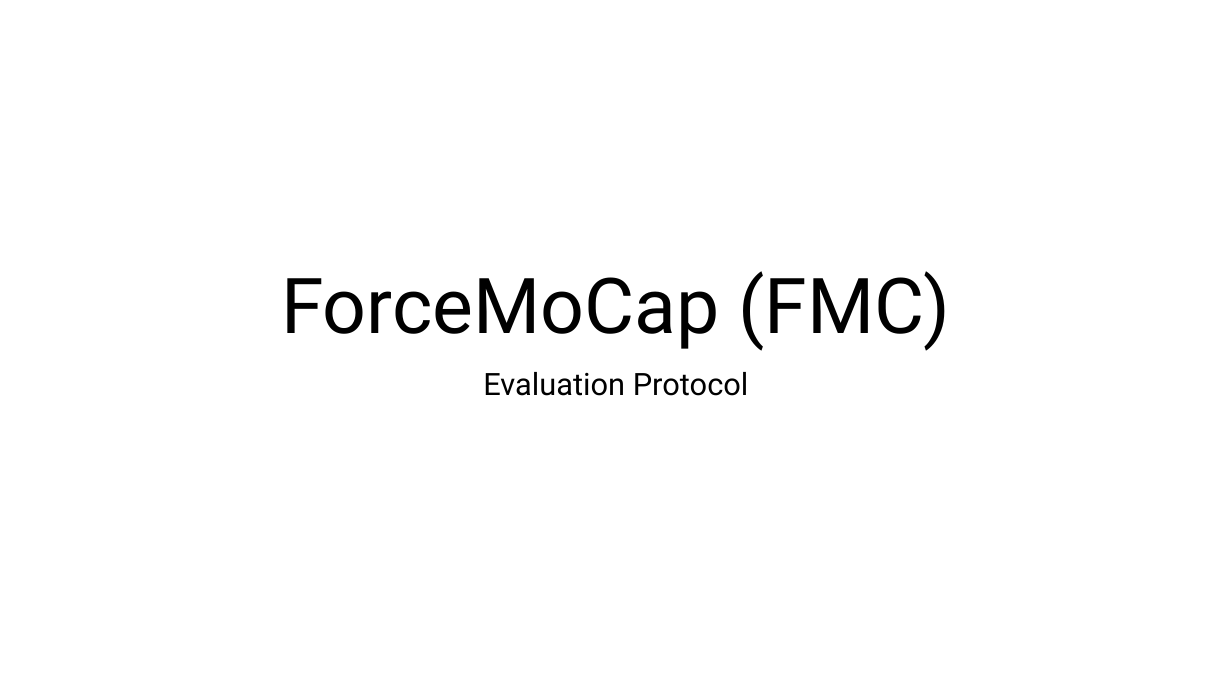
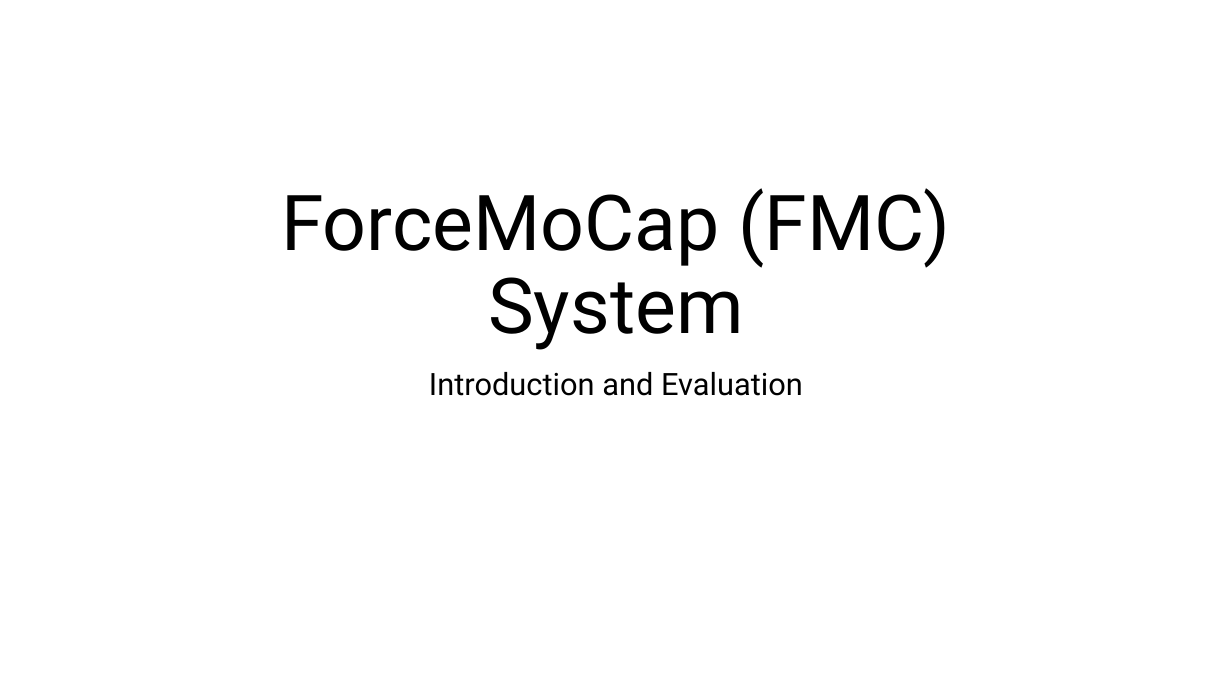
Before and after one commit to UniMelbHumanRoboticsLab/ForceMoCap, a slide deck: slide 1 of experiments/exp1/ForceMoCap Evaluation Protocol.pptx. Drawn at 1232x693 pixels with LibreOffice and Linux fonts; fonts in the diff are those of the drawing. Boxes give left, top, right and bottom in pixels: in the first picture for what was removed or moved away, otherwise in the second. Text is boxed around its words. In the diff, an @@ line names an element or a change of style, - is before the commit and + after.

```diff
--- a/experiments/exp1/ForceMoCap Evaluation Protocol.pptx
+++ b/experiments/exp1/ForceMoCap Evaluation Protocol.pptx
@@ title at <box>281,188,951,350</box>: text changed @@
-ForceMoCap (FMC)
+ForceMoCap (FMC) System
@@ subtitle at <box>429,372,803,396</box>: text changed @@
-Evaluation Protocol
+Introduction and Evaluation
```
Also in this commit, not shown: 7 other slides changed, 7 slides added, 26 other files.
